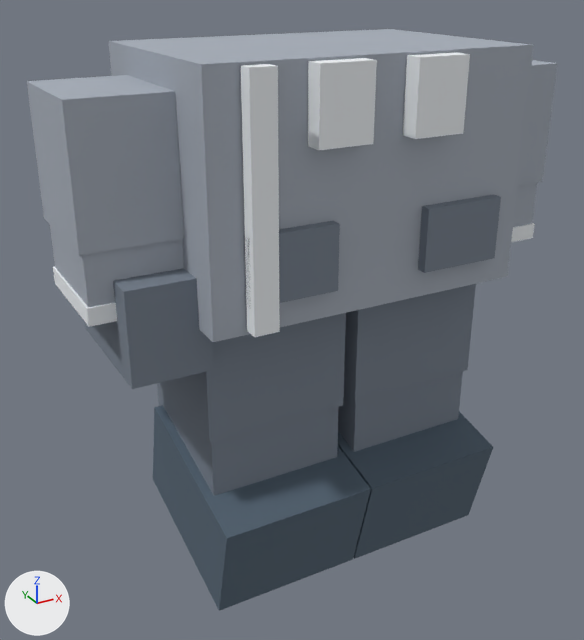
Two versions of the glTF model public/world3d/blocky-outfits/student-slate.glb, one commit apart.
One viewpoint serves both versions: a 50 mm camera at (-0.852, -1.457, 1.164) aimed at (-0.062, -0.021, 0.446). Lighting does not change. The marker at lower left points along +X, +Y and +Z. The first picture is the older version. Where no turn or scale is listed for an object, it has been applied to the vertices.

The first picture shows 'jacket', 'lapel--1', 'lower-trouser-Left', 'lower-trouser-Right', 'pocket-1', 'satchel', 'satchel-strap', 'shoe-Left', 'shoe-Right', 'trouser-Left', 'trouser-Right', 'upper-sleeve-Right' and 7 more.
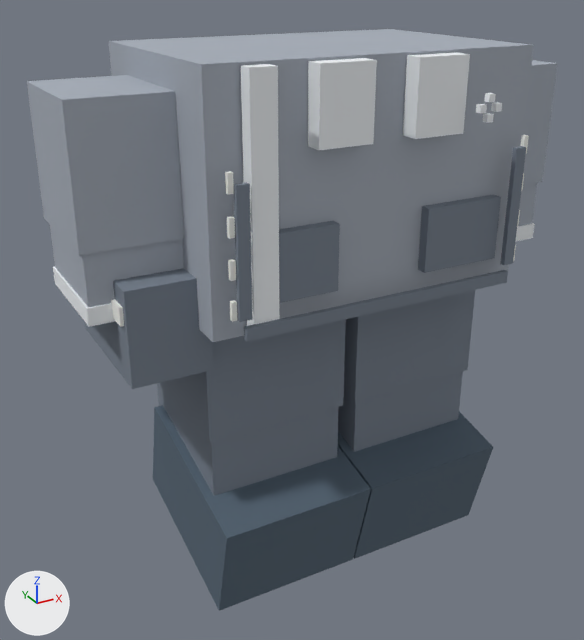
What changed in the scene script:
```text
Add me_cube_354:
    me_cube_354.from_pydata([(-0.012, 0.006, -0.12), (-0.012, -0.005, -0.12), (-0.012, 0.005, 0.12), (-0.012, -0.006, 0.12), (0.012, 0.006, -0.12), (0.012, -0.005, -0.12), (0.012, 0.005, 0.12), (0.012, -0.006, 0.12)], [], [(0, 1, 3), (0, 3, 2), (2, 3, 7), (2, 7, 6), (6, 7, 5), (6, 5, 4), (4, 5, 1), (4, 1, 0), (2, 6, 4), (2, 4, 0), (7, 3, 1), (7, 1, 5)])
    me_cube_354.materials.append(mat_pants)  # greyish blue #78828f
Add ob_design_student_side_stitch__1_3:
    ob_design_student_side_stitch__1_3 = bpy.data.objects.new('design-student-side-stitch--1-3', me_cube_344)  # a box spanning x -0.005..0.005, y -0.0045..0.0045, z -0.0175..0.0175; in mat_light (white #f3f5ef)
    ob_design_student_side_stitch__1_3.location = (-0.318, -0.276, 0.84)
Add ob_design_student_side_stitch__1_2:
    ob_design_student_side_stitch__1_2 = bpy.data.objects.new('design-student-side-stitch--1-2', me_cube_343)  # a box spanning x -0.005..0.005, y -0.0045..0.0045, z -0.0175..0.0175; in mat_light (white #f3f5ef)
    ob_design_student_side_stitch__1_2.location = (-0.318, -0.276, 0.765)
Add ob_design_student_side_stitch__1_1:
    ob_design_student_side_stitch__1_1 = bpy.data.objects.new('design-student-side-stitch--1-1', me_cube_344.copy())
    ob_design_student_side_stitch__1_1.location = (-0.318, -0.276, 0.69)
Add ob_design_student_side_stitch__1_0:
    ob_design_student_side_stitch__1_0 = bpy.data.objects.new('design-student-side-stitch--1-0', me_cube_343.copy())
    ob_design_student_side_stitch__1_0.location = (-0.318, -0.276, 0.615)
Add ob_design_student_side_stitch_1_3:
    ob_design_student_side_stitch_1_3 = bpy.data.objects.new('design-student-side-stitch-1-3', me_cube_344.copy())
    ob_design_student_side_stitch_1_3.location = (0.318, -0.276, 0.84)
Add ob_design_student_satchel_clasp:
    ob_design_student_satchel_clasp = bpy.data.objects.new('design-student-satchel-clasp', me_cube_353)  # a box spanning x -0.01..0.01, y -0.0225..0.0225, z -0.0175..0.0175; in mat_light (white #f3f5ef)
    ob_design_student_satchel_clasp.location = (-0.477, -0.143, 0.596)
Add ob_design_student_makers_mark_3:
    ob_design_student_makers_mark_3 = bpy.data.objects.new('design-student-makers-mark-3', me_cube_352)  # a box spanning x -0.007..0.007, y -0.006..0.006, z -0.007..0.007; in mat_accent (white #eff3f6)
    ob_design_student_makers_mark_3.location = (0.159, -0.322, 0.928)
Add ob_design_student_makers_mark_2:
    ob_design_student_makers_mark_2 = bpy.data.objects.new('design-student-makers-mark-2', me_cube_352.copy())
    ob_design_student_makers_mark_2.location = (0.177, -0.322, 0.946)
Add ob_design_student_makers_mark_1:
    ob_design_student_makers_mark_1 = bpy.data.objects.new('design-student-makers-mark-1', me_cube_350)  # a box spanning x -0.007..0.007, y -0.006..0.006, z -0.007..0.007; in mat_accent (white #eff3f6)
    ob_design_student_makers_mark_1.location = (0.195, -0.322, 0.928)
Add ob_design_student_makers_mark_0:
    ob_design_student_makers_mark_0 = bpy.data.objects.new('design-student-makers-mark-0', me_cube_352.copy())
    ob_design_student_makers_mark_0.location = (0.177, -0.322, 0.91)
Add ob_design_student_knit_ribbing__1:
    ob_design_student_knit_ribbing__1 = bpy.data.objects.new('design-student-knit-ribbing--1', me_cube_354)
    ob_design_student_knit_ribbing__1.location = (-0.3, -0.284, 0.718)
Add ob_design_student_knit_ribbing_1:
    ob_design_student_knit_ribbing_1 = bpy.data.objects.new('design-student-knit-ribbing-1', me_cube_354.copy())
    ob_design_student_knit_ribbing_1.location = (0.3, -0.283, 0.718)
Add ob_design_student_cardigan_hem:
    ob_design_student_cardigan_hem = bpy.data.objects.new('design-student-cardigan-hem', me_cube_356)  # a box spanning x -0.3..0.3, y -0.005..0.005, z -0.013..0.013; in mat_pants (greyish blue #78828f)
    ob_design_student_cardigan_hem.location = (0.0, -0.285, 0.57)
```

Pixel boxes (x1, y1, x2, y2) of what changed, in the pictures (584 x 640 px):
'design-student-cardigan-hem', added
    after: (244, 270, 508, 342)
'design-student-knit-ribbing--1', added
    after: (234, 182, 252, 322)
'design-student-knit-ribbing-1', added
    after: (500, 146, 526, 265)
'design-student-satchel-clasp', added
    after: (111, 299, 124, 327)
'design-student-side-stitch--1-3', added
    after: (225, 171, 234, 194)
'design-student-side-stitch--1-2', added
    after: (227, 216, 235, 239)
'design-student-side-stitch--1-1', added
    after: (228, 259, 236, 281)
'design-student-side-stitch--1-0', added
    after: (229, 300, 238, 322)
'design-student-makers-mark-3', added
    after: (476, 104, 487, 113)
'design-student-makers-mark-2', added
    after: (484, 93, 496, 102)
'design-student-makers-mark-1', added
    after: (491, 102, 502, 112)
'design-student-makers-mark-0', added
    after: (483, 113, 494, 123)
'design-student-side-stitch-1-3', added
    after: (521, 135, 529, 154)
